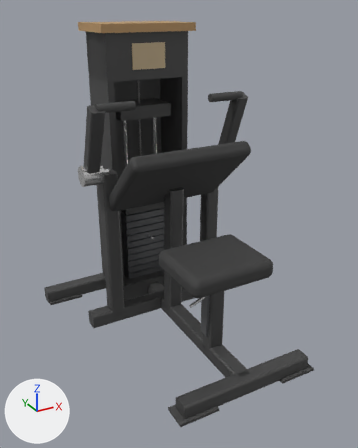
The glTF model catalogs/ludus/models/LD-B017/model.glb: old version first, new version second.
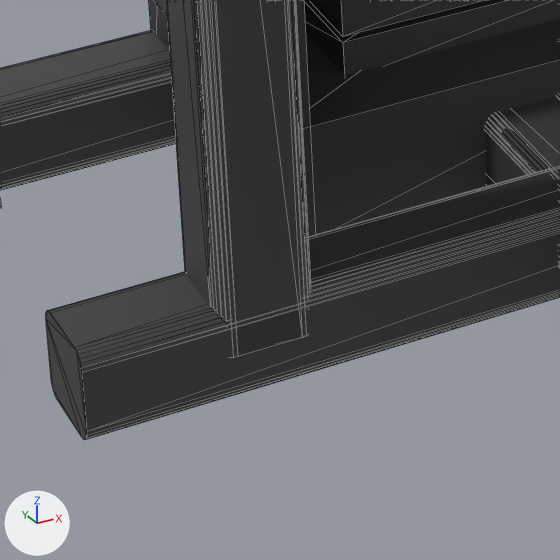
Each version appears first whole from a 50 mm camera at (-0.996, -1.781, 1.426) aimed at (-0.039, -0.041, 0.556), and next in a close-up on the part from 23% to 44% of the width and 60% to 77% of the height. Every picture has the same lights, and +X, +Y and +Z are marked at lower left. The last two pictures show the newer version. The close-ups show mesh edges as thin lines. Where no turn or scale is listed for an object, it has been applied to the vertices.

Names of what the first close-up shows: 'Mesh_0.001', 'Mesh_0.003', 'base_rear', 'base_spine', 'stack_plate_01', 'stack_plate_02', 'tower_foot', 'tower_side'.
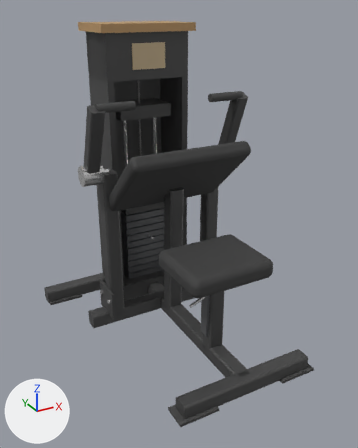
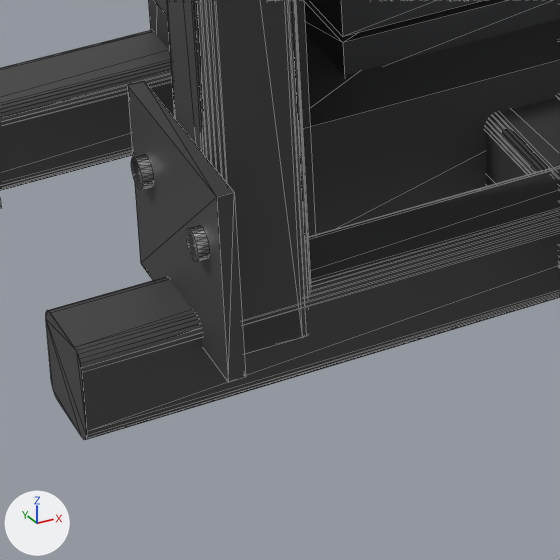
Diff of the bpy script that builds the scene:
```diff
--- a/catalogs/ludus/models/LD-B017/model.glb.py
+++ b/catalogs/ludus/models/LD-B017/model.glb.py
@@ ob_bolt_001 @@
+ob_bolt_001 = bpy.data.objects.new('bolt.001', me_mesh_5)
+ob_bolt_001.parent = ob_arm_support
+ob_bolt_001.location = (0.316, -0.47, 0.14)
+ob_bolt_001.rotation_euler = (-1.571, 0.0, -1.571)  # degrees (-90, 0, -90)
+ob_bolt_001.scale = (0.022, 0.022, 0.008)
@@ ob_bolt @@
+ob_bolt = bpy.data.objects.new('bolt', me_mesh_5)
+ob_bolt.parent = ob_arm_support
+ob_bolt.location = (0.316, -0.37, 0.14)
+ob_bolt.rotation_euler = (-1.571, 0.0, -1.571)  # degrees (-90, 0, -90)
+ob_bolt.scale = (0.022, 0.022, 0.008)
@@ ob_gusset @@
+ob_gusset = bpy.data.objects.new('gusset', me_mesh_2)
+ob_gusset.parent = ob_arm_support
+ob_gusset.location = (0.306, -0.42, 0.12)
+ob_gusset.scale = (0.012, 0.16, 0.14)
```

Pixel boxes (x1, y1, x2, y2) of what changed, in the close-ups (560 x 560 px):
'gusset', added: after (127, 81, 246, 382)
'bolt', added: after (186, 225, 210, 262)
'bolt.001', added: after (131, 154, 154, 190)
